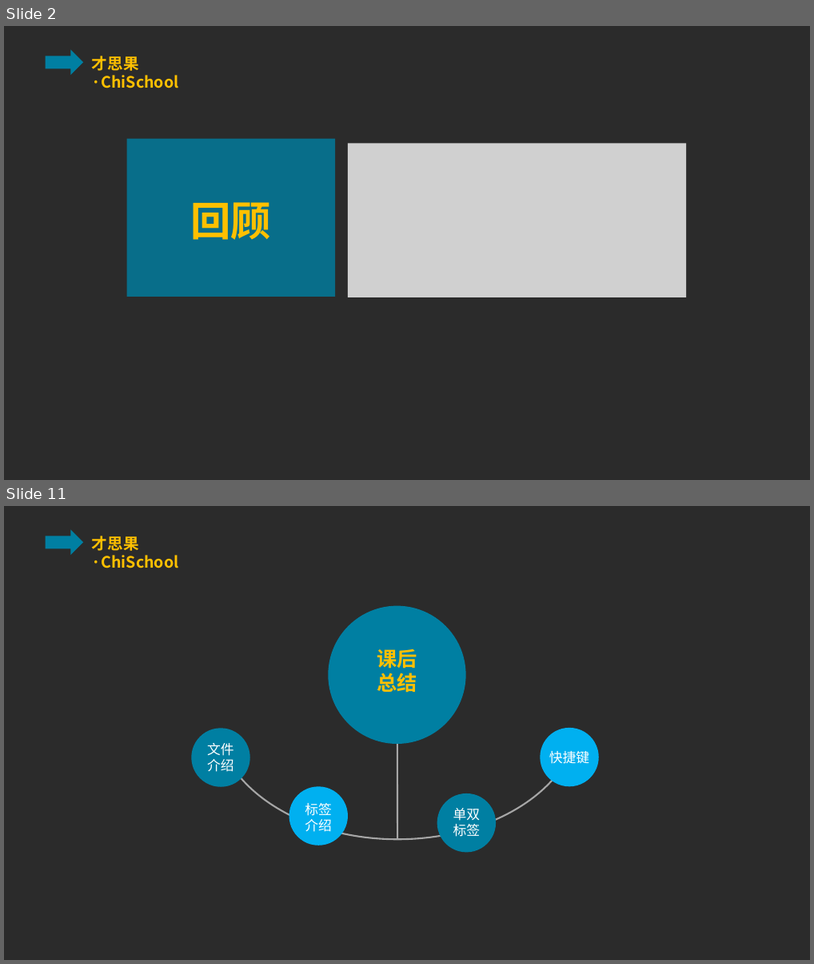
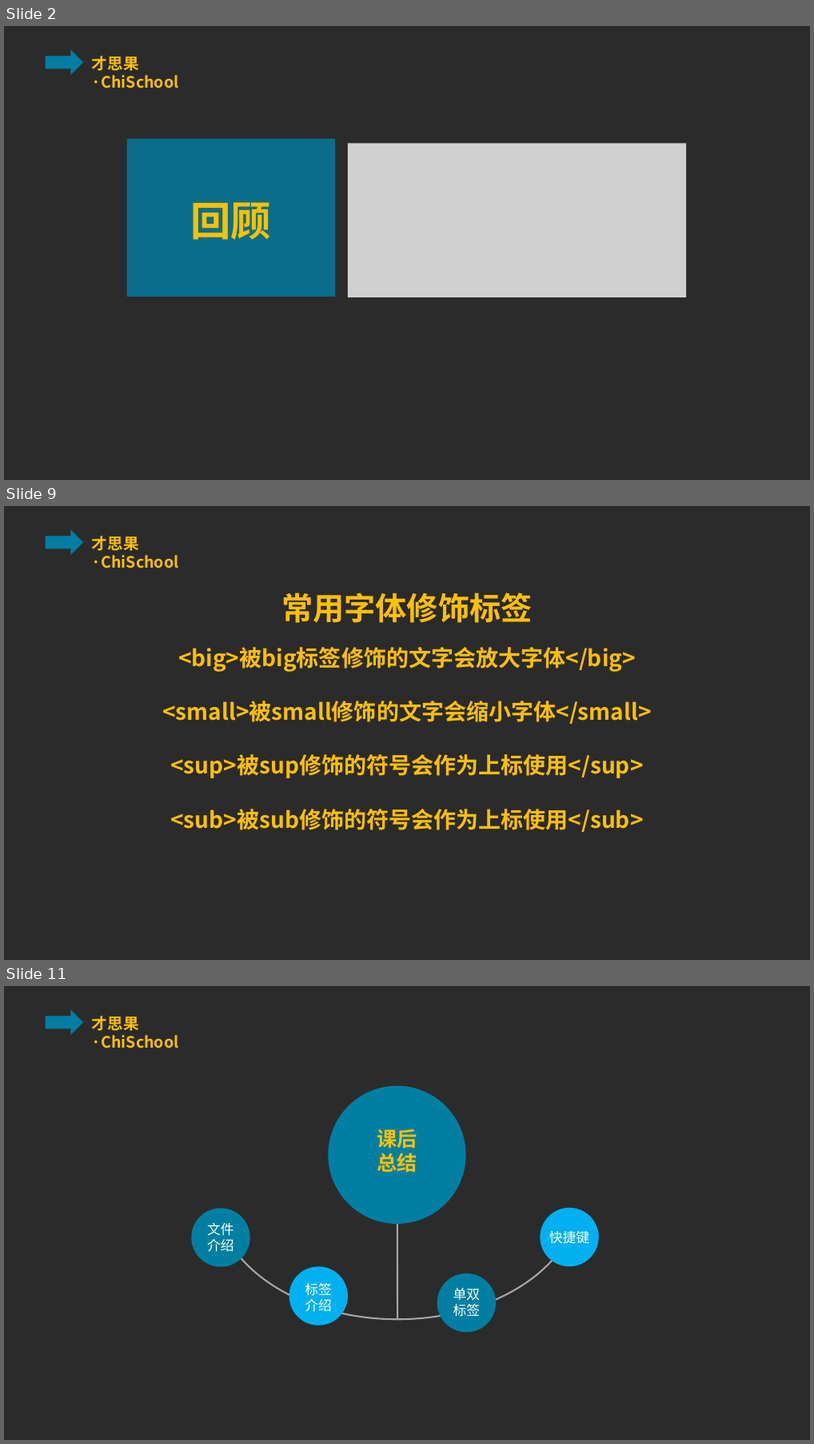
Before and after one commit to ppliu1987/chichool, a slide deck: html/class/lesson_four/lesson_four.pptx. Shown one above the other, each under a label of ours: slides 2 and 11 before the commit, slides 2, 9 and 11 after it; the slides between them are not shown. The pictures are 814x964 and 814x1444 pixels, drawn with LibreOffice and Linux fonts; fonts in the diff are those of the drawing; grey boxes stand for pictures; background and template pictures are left out; a plain dark background stands for a picture behind light text. Boxes give left, top, right and bottom in pixels: in the first picture for what was removed or moved away, otherwise in the second. Text is boxed around its words. In the diff, an @@ line names an element or a change of style, - is before the commit and + after.

```diff
--- a/html/class/lesson_four/lesson_four.pptx
+++ b/html/class/lesson_four/lesson_four.pptx
@@ slide 9 added at [4,506,810,960], background picture (left out); not listed: 2 template elements that a slide beside it also shows @@
@@ text added at [282,592,532,623], 28 pt, text #FFC000, bold @@
+常用字体修饰标签
@@ text added at [162,647,651,832], 20 pt, text #FFC000, bold @@
+<big>被big标签修饰的文字会放大字体</big>
+<small>被small修饰的文字会缩小字体</small>
+<sup>被sup修饰的符号会作为上标使用</sup>
+<sub>被sub修饰的符号会作为上标使用</sub>
```
Also in this commit, not shown: 1 slide changed, 7 other slides added, 8 slides removed.
